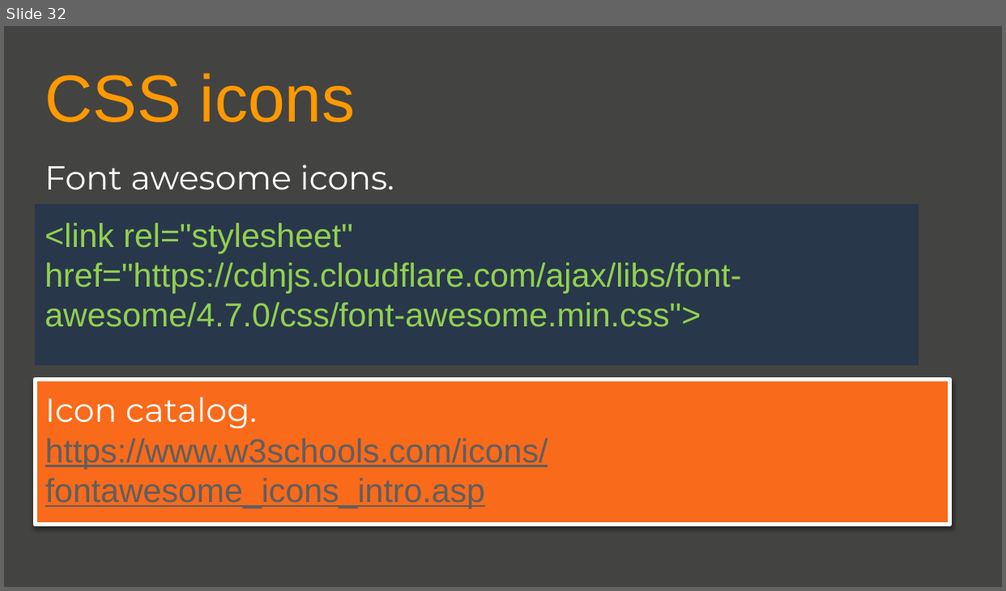
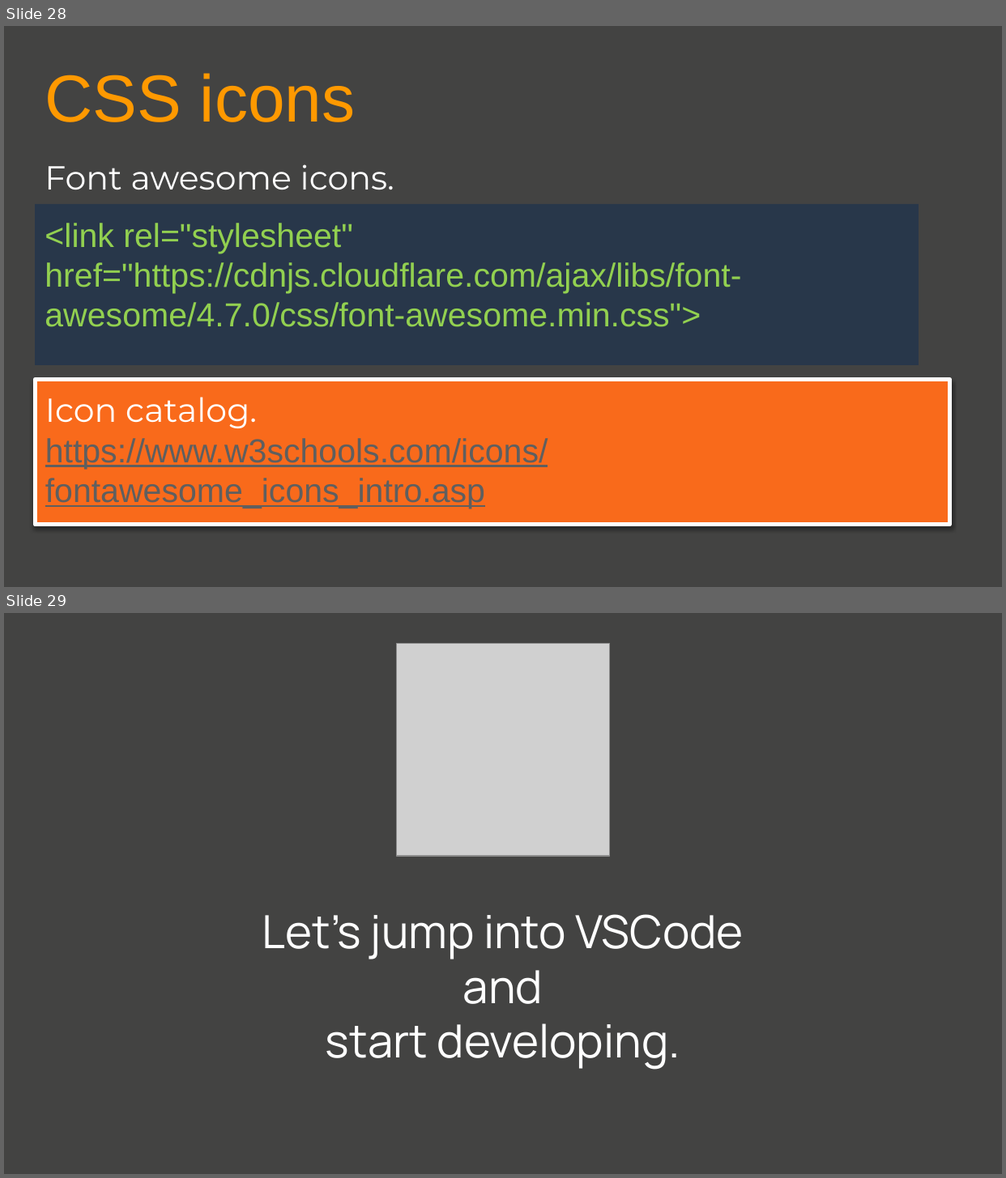
Before and after one commit to GaganSharmaGitHub/GirlScript-Education-Outreach-2-WebDev, a slide deck: Day4/CSSWEBDEVwithGagan.pptx. Shown one above the other, each under a label of ours: slide 32 before the commit, slides 28 and 29 after it. The pictures are 1006x591 and 1006x1178 pixels, drawn with LibreOffice and Linux fonts; fonts in the diff are those of the drawing; grey boxes stand for pictures. Boxes give left, top, right and bottom in pixels: in the first picture for what was removed or moved away, otherwise in the second. Text is boxed around its words. In the diff, an @@ line names an element or a change of style, - is before the commit and + after.

```diff
--- a/Day4/CSSWEBDEVwithGagan.pptx
+++ b/Day4/CSSWEBDEVwithGagan.pptx
@@ slide 29 added at (4, 613, 1002, 1174), background #434342 @@
@@ picture added at (396, 643, 610, 855) @@
@@ text added at (262, 914, 744, 1070), 33 pt, text #FFFFFF @@
+Let’s jump into VSCode
+and
+start developing.
@@ what was slide 32 is now slide 28 @@
```
Also in this commit, not shown: 1 slide changed, 4 other files.
